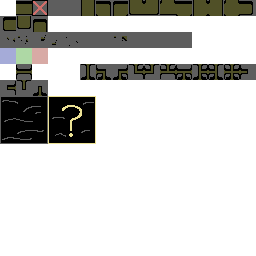
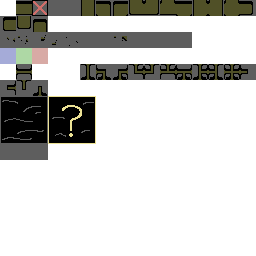
Layered file, before and after one edit (256×256). Changes by layer:
painted on "Paint Layer 1" (7th of 22) over 0, 144, 48, 160
added layer "Copy of Paint Layer 5" (1st of 2) above "Copy of Paint Layer 5" over 32, 144, 48, 160
added layer "Copy of Paint Layer 5" (2nd of 2) above "Paint Layer 5" over 16, 144, 48, 160
added layer "Paint Layer 5" (1st of 2) above "Paint Layer 6" over 0, 144, 48, 160
painted on "Paint Layer 1" (9th of 22) over 0, 144, 48, 160
